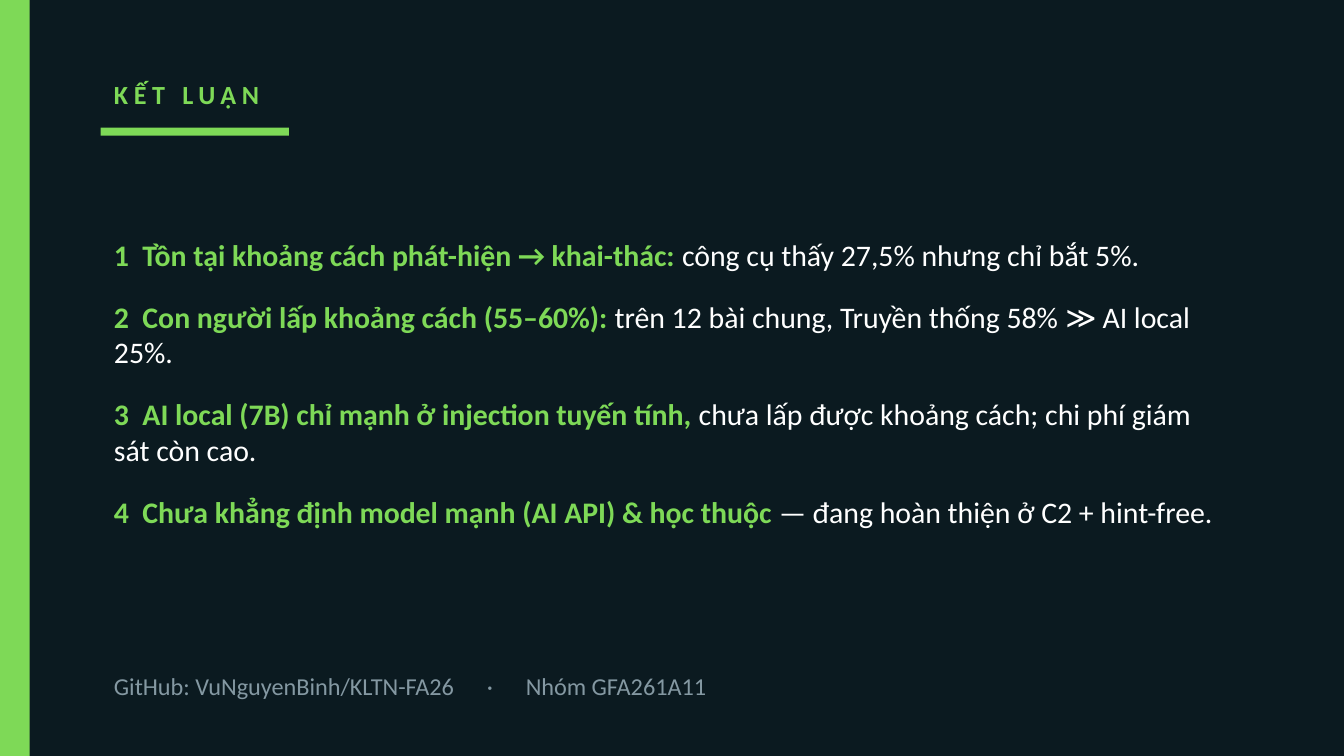
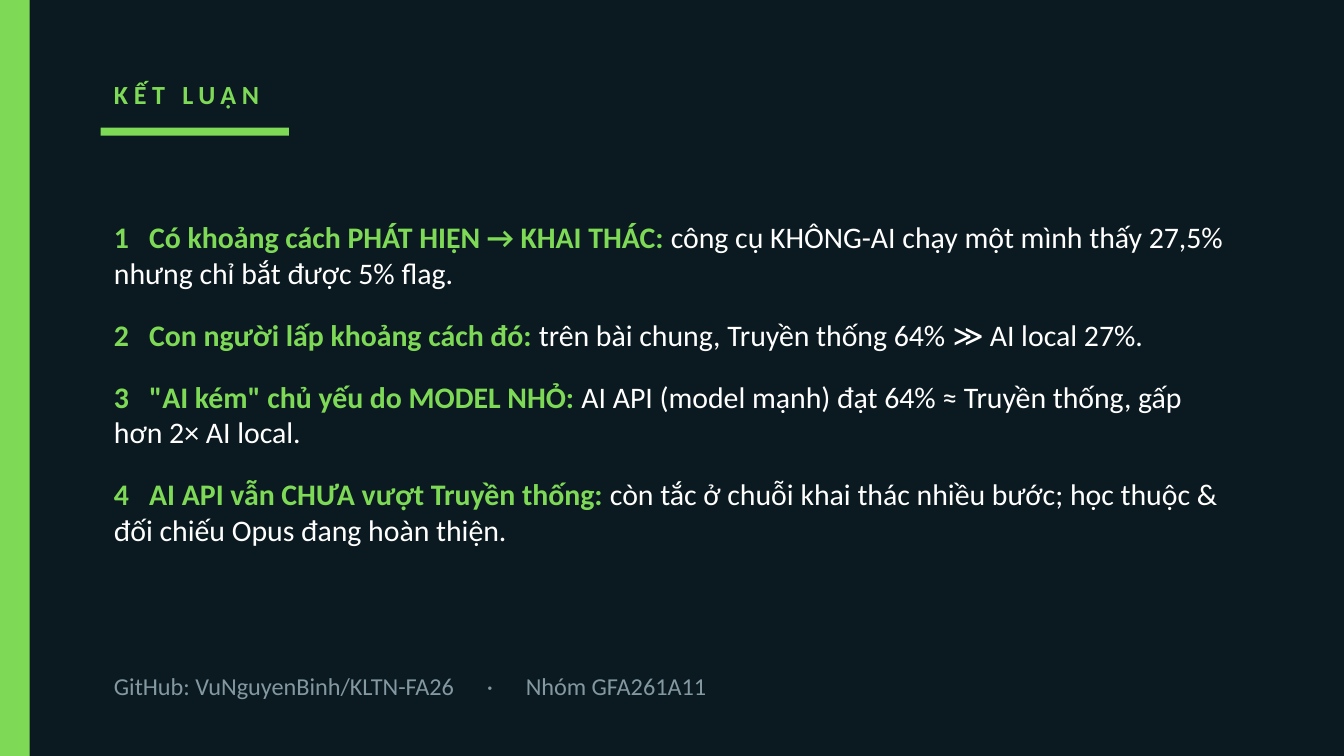
Before and after one commit to VuNguyenBinh/KLTN-FA26, a slide deck: slide 16 of Slide/KTLN_slide.pptx (slide 14 before the commit). Drawn at 1344x756 pixels with LibreOffice and Linux fonts; fonts in the diff are those of the drawing. Boxes give left, top, right and bottom in pixels: in the first picture for what was removed or moved away, otherwise in the second. Text is boxed around its words. In the diff, an @@ line names an element or a change of style, - is before the commit and + after.

```diff
--- a/Slide/KTLN_slide.pptx
+++ b/Slide/KTLN_slide.pptx
@@ text at bbox=[114, 223, 1223, 546]: text changed; text colour #7ED957 to #FFFFFF; bold off @@
-1 Tồn tại khoảng cách phát-hiện → khai-thác: công cụ thấy 27,5% nhưng chỉ bắt 5%.
-2 Con người lấp khoảng cách (55–60%): trên 12 bài chung, Truyền thống 58% ≫ AI local 25%.
-3 AI local (7B) chỉ mạnh ở injection tuyến tính, chưa lấp được khoảng cách; chi phí giám sát còn cao.
-4 Chưa khẳng định model mạnh (AI API) & học thuộc — đang hoàn thiện ở C2 + hint-free.
+1 Có khoảng cách PHÁT HIỆN → KHAI THÁC: công cụ KHÔNG-AI chạy một mình thấy 27,5% nhưng chỉ bắt được 5% flag.
+2 Con người lấp khoảng cách đó: trên bài chung, Truyền thống 64% ≫ AI local 27%.
+3 "AI kém" chủ yếu do MODEL NHỎ: AI API (model mạnh) đạt 64% ≈ Truyền thống, gấp hơn 2× AI local.
+4 AI API vẫn CHƯA vượt Truyền thống: còn tắc ở chuỗi khai thác nhiều bước; học thuộc & đối chiếu Opus đang hoàn thiện.
```
Also in this commit, not shown: 5 other slides changed, 5 slides added, 3 slides removed, 4 other files.
